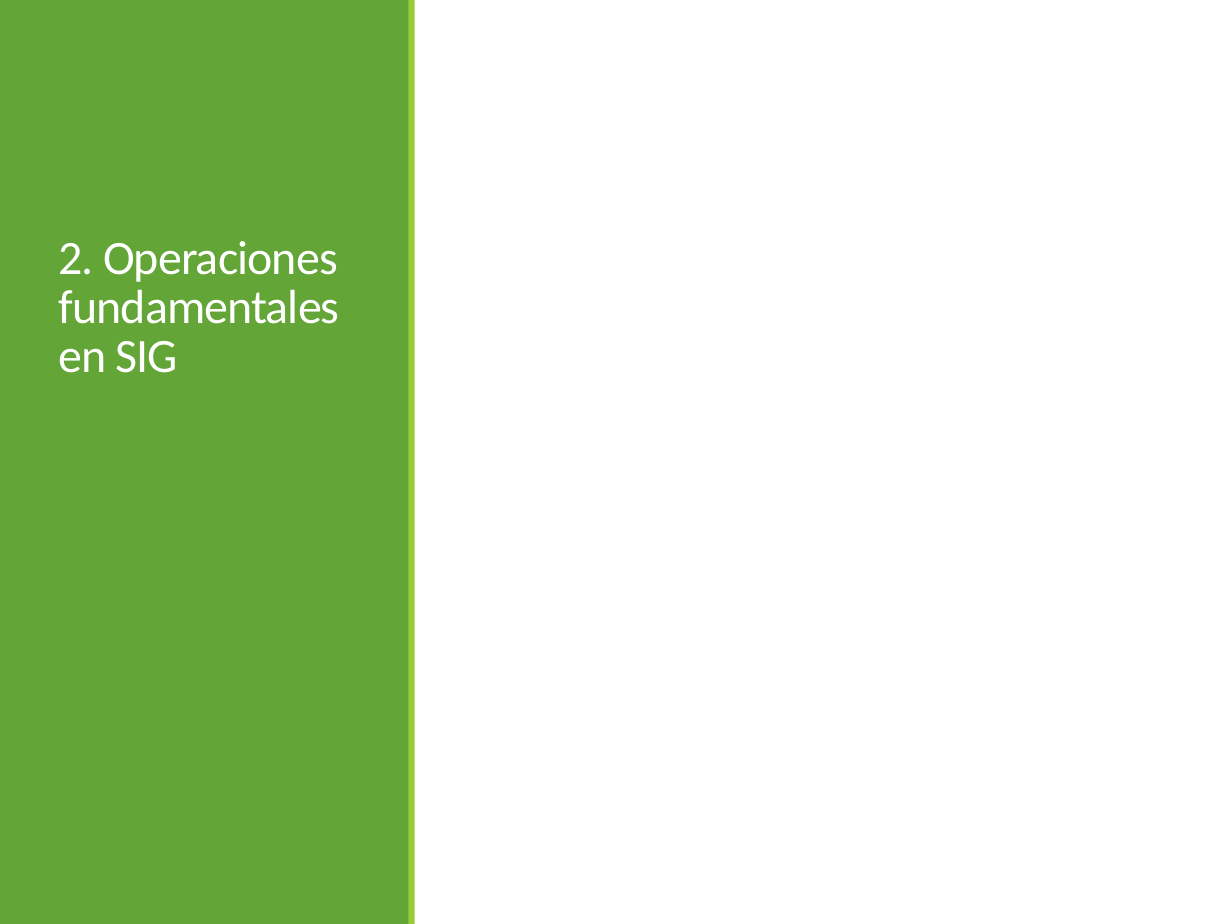
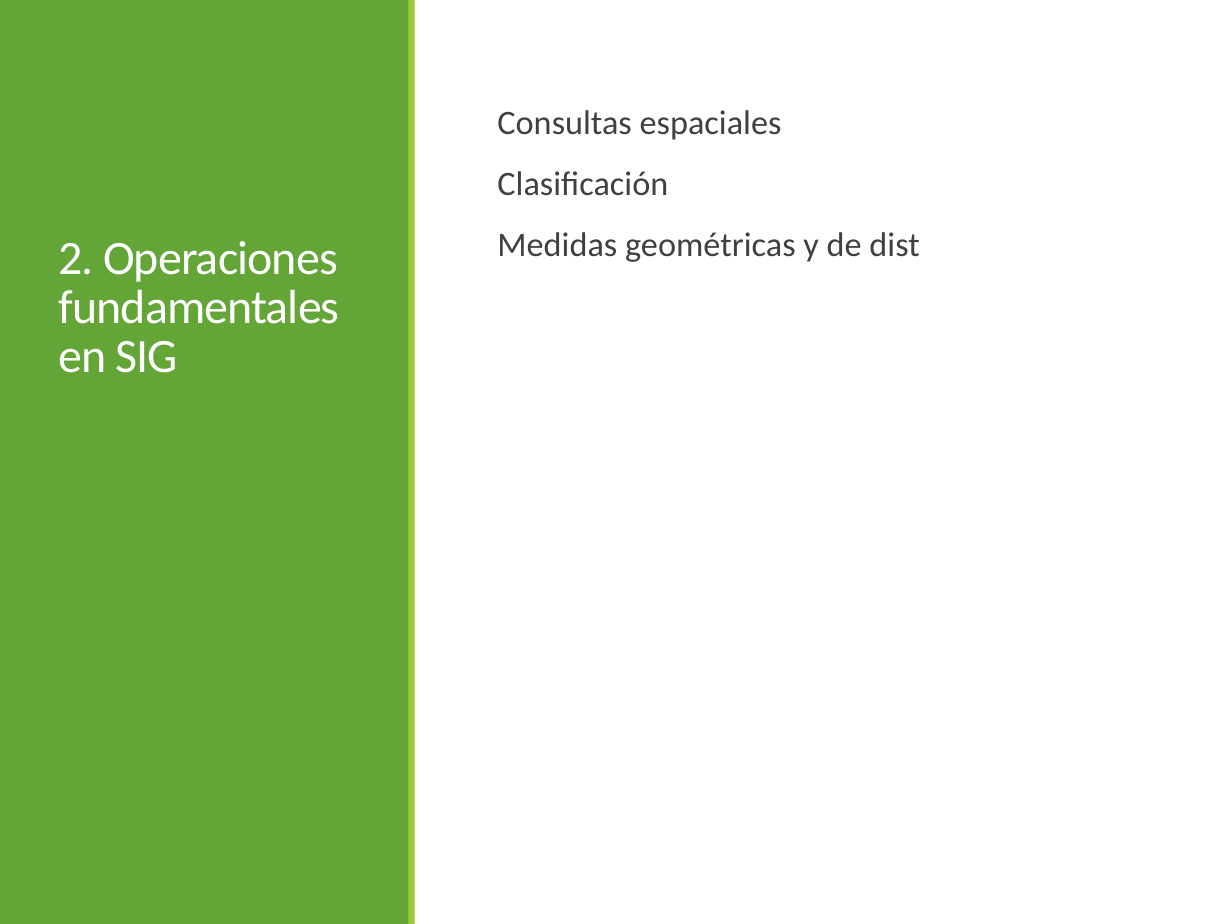
Before and after one commit to alonso-bh/SIG, a slide deck: slide 9 of T5/Tema 5.pptx (slide 8 before the commit). Drawn at 1232x924 pixels with LibreOffice and Linux fonts; fonts in the diff are those of the drawing. Boxes give left, top, right and bottom in pixels: in the first picture for what was removed or moved away, otherwise in the second. Text is boxed around its words. In the diff, an @@ line names an element or a change of style, - is before the commit and + after.

```diff
--- a/T5/Tema 5.pptx
+++ b/T5/Tema 5.pptx
@@ text added at <box>497,110,919,262</box>, 20 pt, text #404040 @@
+  Consultas espaciales
+  Clasificación
+  Medidas geométricas y de dist
```
Also in this commit, not shown: 6 other slides changed, 21 slides added, 36 other files.
